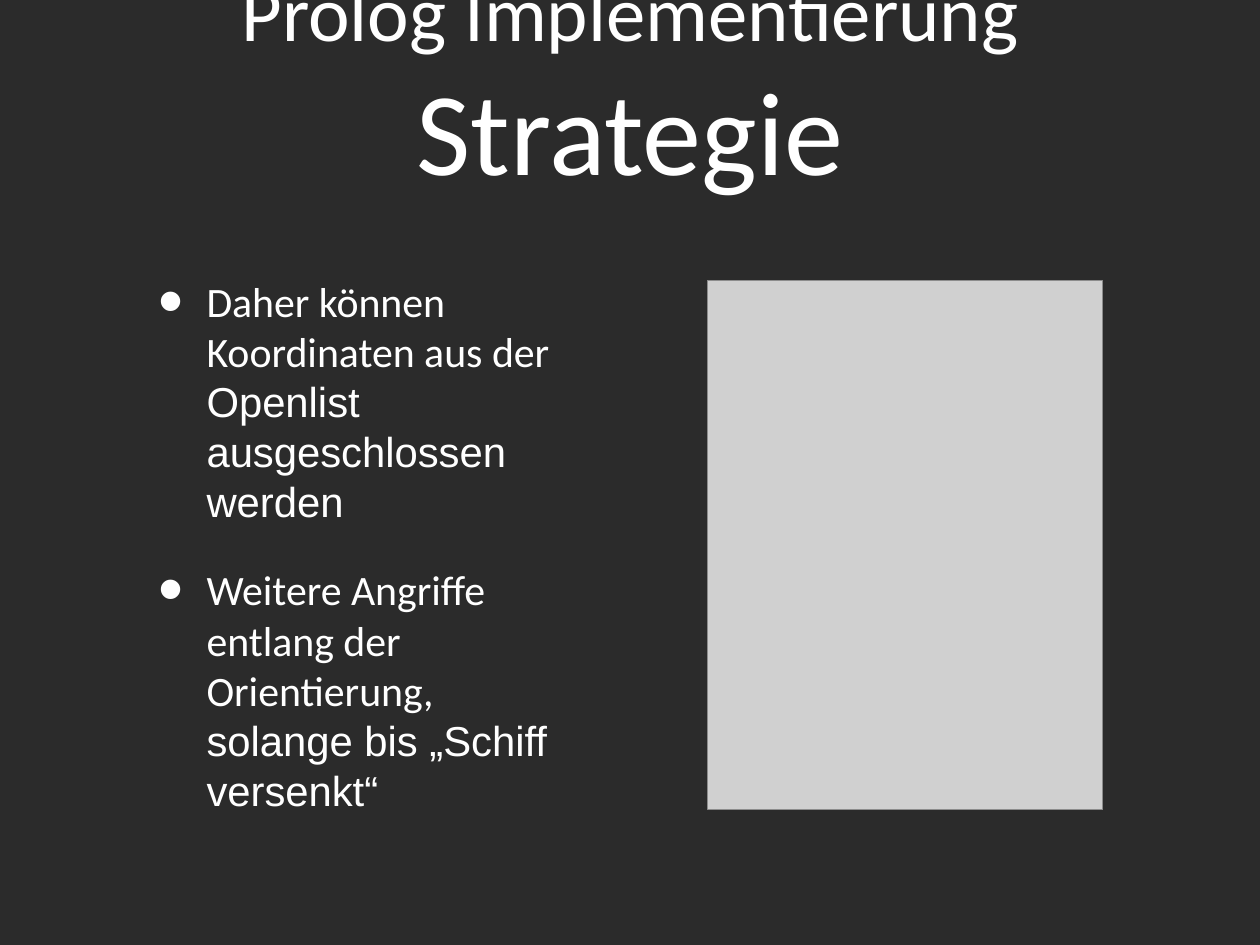
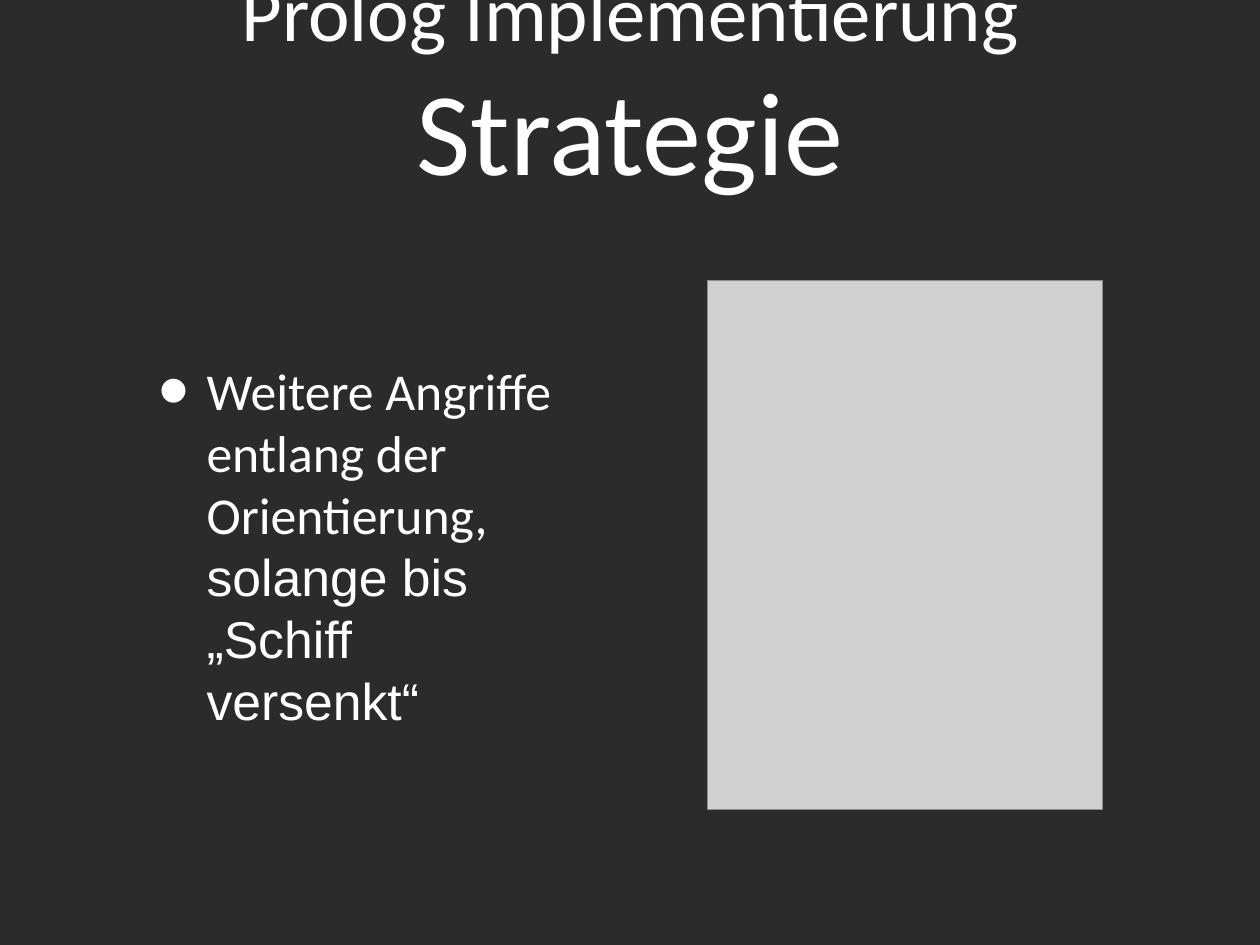
Before and after one commit to novac045/ai-battleship, a slide deck: slide 15 of Präsentation/Präsentation_PPT.ppt. Drawn at 1260x945 pixels with LibreOffice and Linux fonts; fonts in the diff are those of the drawing; grey boxes stand for pictures; background and template pictures are left out; a plain dark background stands for a picture behind light text. Boxes give left, top, right and bottom in pixels: in the first picture for what was removed or moved away, otherwise in the second. Text is boxed around its words. In the diff, an @@ line names an element or a change of style, - is before the commit and + after.

```diff
--- a/Präsentation/Präsentation_PPT.ppt
+++ b/Präsentation/Präsentation_PPT.ppt
@@ text "Weitere Angriffe entlang der Orientierung, ..." at box(207, 374, 551, 721): size 34 to 42 pt; less space between paragraphs @@
@@ text at box(207, 288, 549, 518): paragraph removed @@
-• Daher können Koordinaten aus der Openlist ausgeschlossen werden
```
Also in this commit, not shown: 5 other slides changed, 2 other files.
